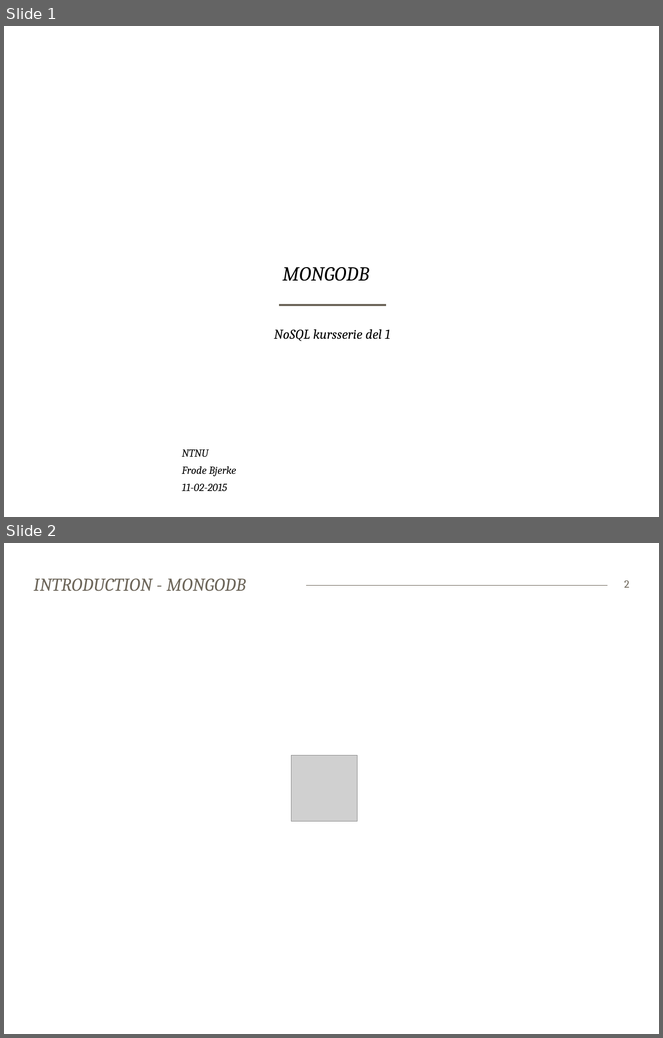
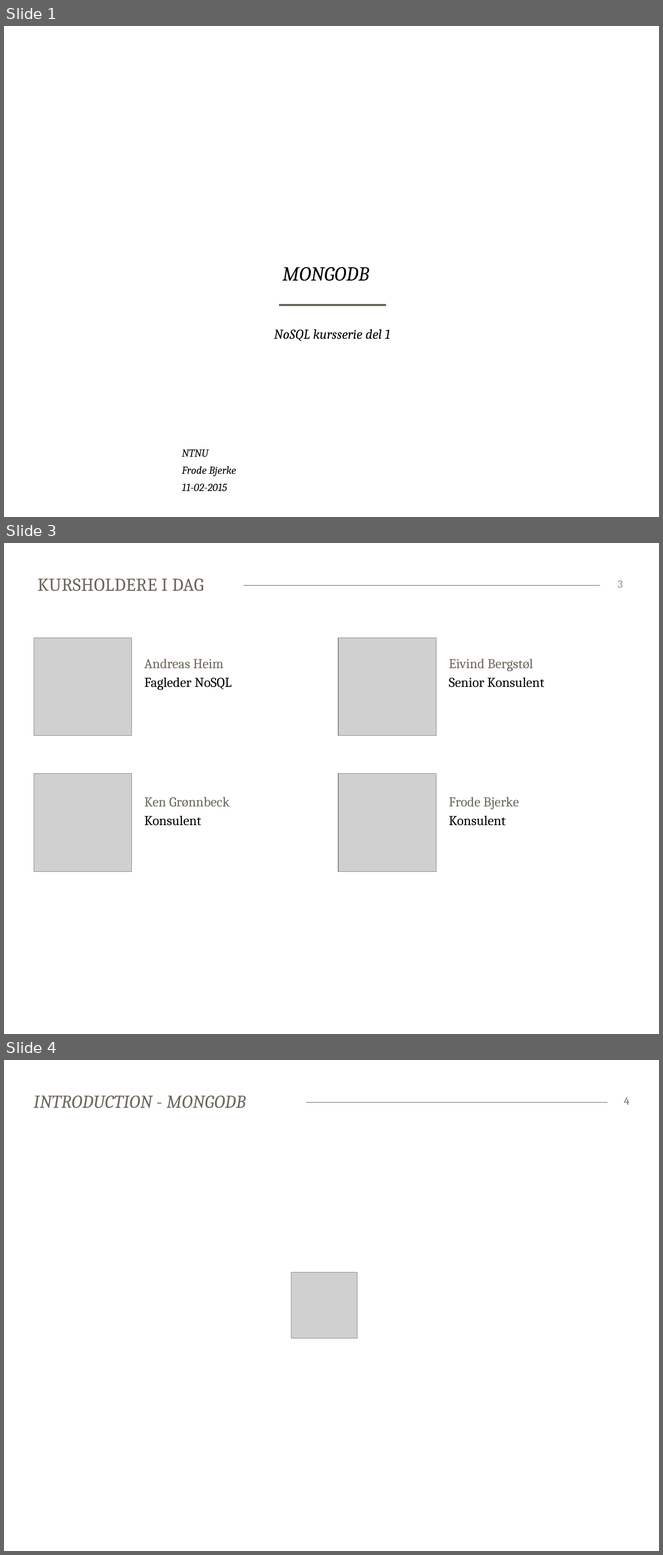
Before and after one commit to bekkopen/databasekurs, a slide deck: mongodb/mongodb-slides.pptx. Shown one above the other, each under a label of ours: slides 1 and 2 before the commit, slides 1, 3 and 4 after it; the slides between them are not shown. The pictures are 663x1038 and 663x1555 pixels, drawn with LibreOffice and Linux fonts; fonts in the diff are those of the drawing; grey boxes stand for pictures; background and template pictures are left out. Boxes give left, top, right and bottom in pixels: in the first picture for what was removed or moved away, otherwise in the second. Text is boxed around its words. In the diff, an @@ line names an element or a change of style, - is before the commit and + after.

```diff
--- a/mongodb/mongodb-slides.pptx
+++ b/mongodb/mongodb-slides.pptx
@@ slide 3 added at (4,543,659,1034), background #FFFFFF; not listed: 1 template element that a slide beside it also shows @@
@@ title added at (37,578,204,591), 20 pt, text #6C6559 @@
+KURSHOLDERE I DAG
@@ page number added at (618,580,623,588), 12 pt, text #8C8C8C @@
+3
@@ picture added at (34,638,132,736) @@
@@ picture added at (338,638,437,736) @@
@@ text added at (144,659,223,668), 15 pt, text #6C6559 @@
+Andreas Heim
@@ text added at (449,659,533,671), 15 pt, text #6C6559 @@
+Eivind Bergstøl
@@ text added at (144,677,232,690), 15 pt, text #000000 @@
+Fagleder NoSQL
@@ text added at (449,677,545,688), 15 pt, text #000000 @@
+Senior Konsulent
@@ picture added at (34,774,132,872) @@
@@ picture added at (338,774,437,872) @@
@@ text added at (144,797,230,807), 15 pt, text #6C6559 @@
+Ken Grønnbeck
@@ text added at (449,797,519,810), 15 pt, text #6C6559 @@
+Frode Bjerke
@@ text added at (144,815,202,826), 15 pt, text #000000 @@
+Konsulent
@@ text added at (449,815,506,826), 15 pt, text #000000 @@
+Konsulent
@@ what was slide 2 is now slide 4 @@
@@ page number at (624,1097,630,1105): text changed @@
-2
+4
```
Also in this commit, not shown: 1 other slide added.
